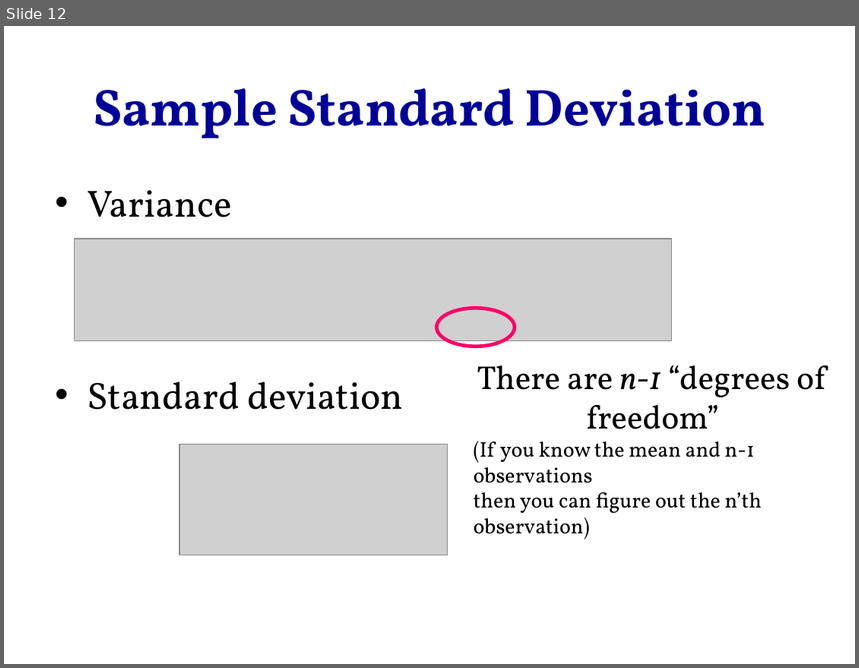
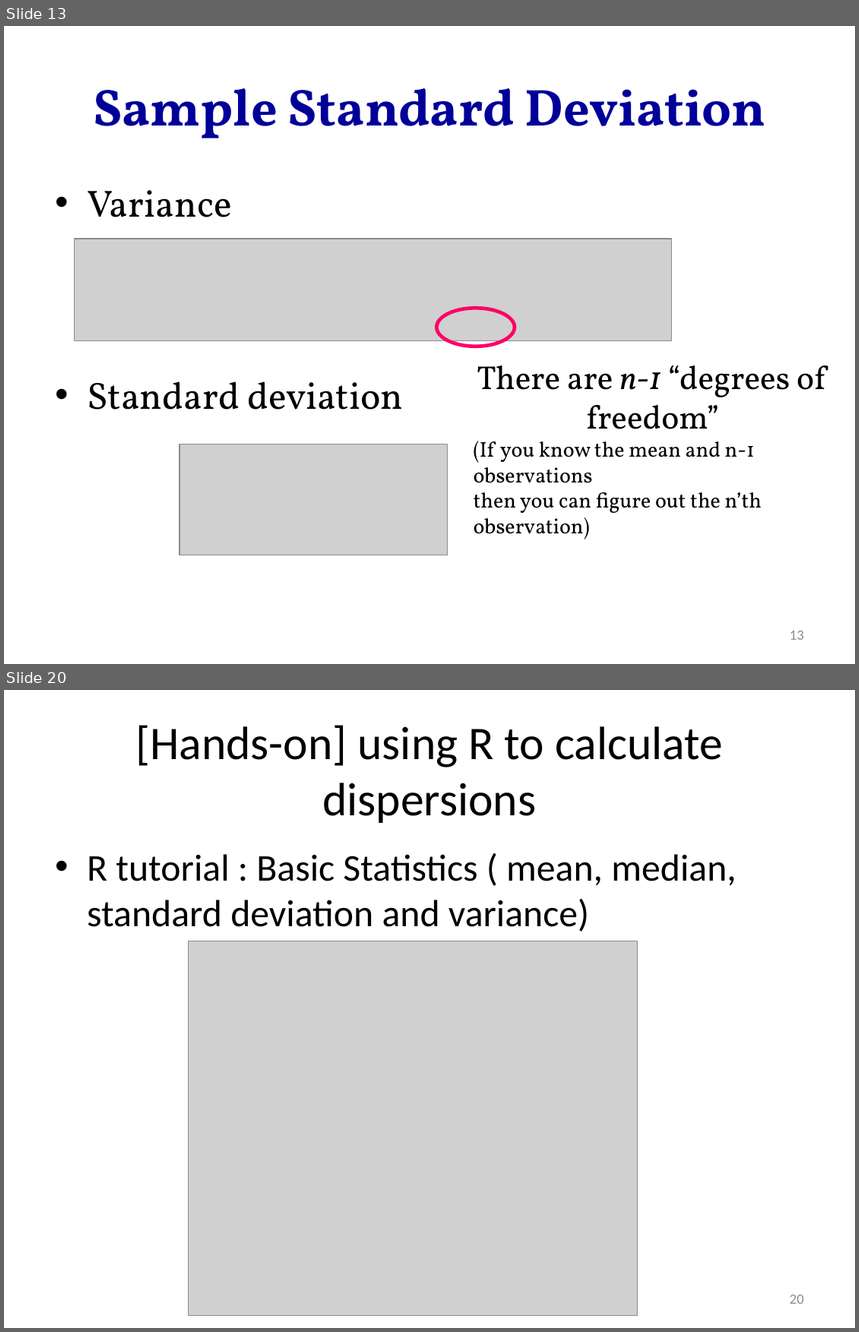
Before and after one commit to hejibo/Psychological-Statistics, a slide deck: Lecture 3- Measure of Dispersion/Lecture 3- Measure of Dispersion.pptx. Shown one above the other, each under a label of ours: slide 12 before the commit, slides 13 and 20 after it; the slides between them are not shown. The pictures are 859x668 and 859x1332 pixels, drawn with LibreOffice and Linux fonts; fonts in the diff are those of the drawing; grey boxes stand for pictures. Boxes give left, top, right and bottom in pixels: in the first picture for what was removed or moved away, otherwise in the second. Text is boxed around its words. In the diff, an @@ line names an element or a change of style, - is before the commit and + after.

Commit message:
update on lecture 3-measure of dispersions

```diff
--- a/Lecture 3- Measure of Dispersion/Lecture 3- Measure of Dispersion.pptx
+++ b/Lecture 3- Measure of Dispersion/Lecture 3- Measure of Dispersion.pptx
@@ slide 20 added at bbox=[4, 690, 855, 1328], background #FFFFFF @@
@@ title added at bbox=[135, 725, 723, 823], 39.6 pt, text #000000 @@
+[Hands-on] using R to calculate dispersions
@@ text added at bbox=[87, 854, 736, 932], 32 pt, text #000000 @@
+• R tutorial : Basic Statistics ( mean, median, standard deviation and variance)
@@ picture added at bbox=[189, 941, 638, 1316] @@
@@ page number added at bbox=[790, 1295, 804, 1304], 12 pt, text #8C8C8C @@
+20
@@ what was slide 12 is now slide 13 @@
@@ slide 13 changed as well @@
@@ page number added at bbox=[790, 631, 804, 640], 12 pt, text #8C8C8C @@
+13
```
Also in this commit, not shown: 11 other slides changed, 8 other slides added, 13 other files.
